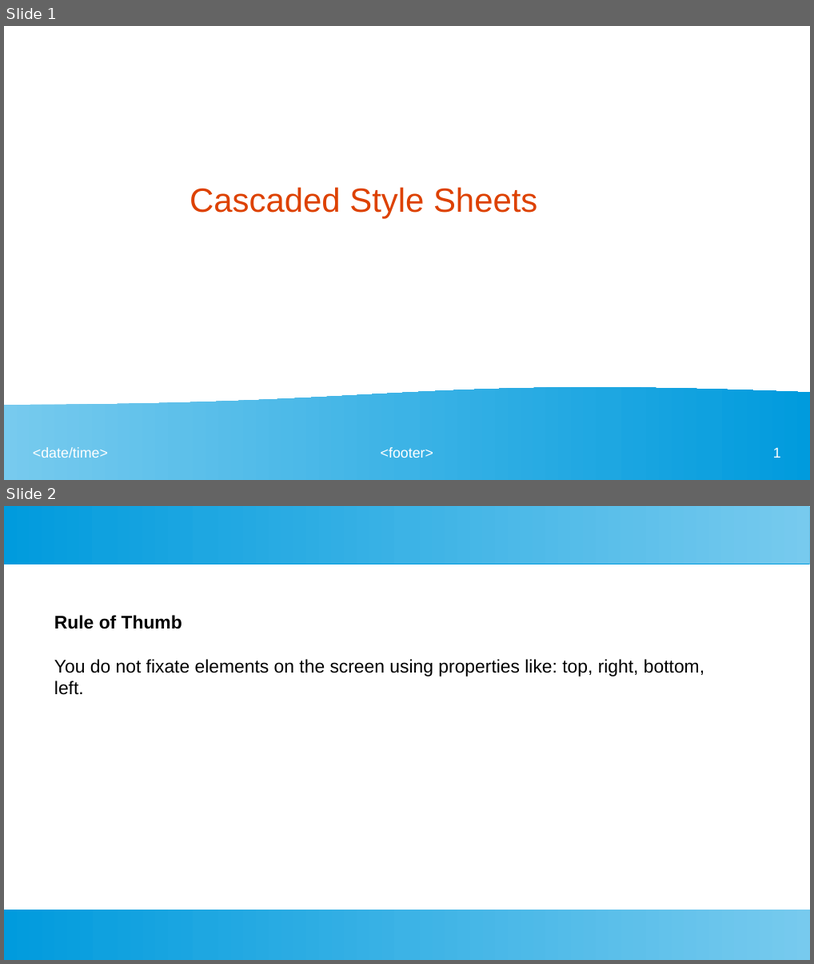
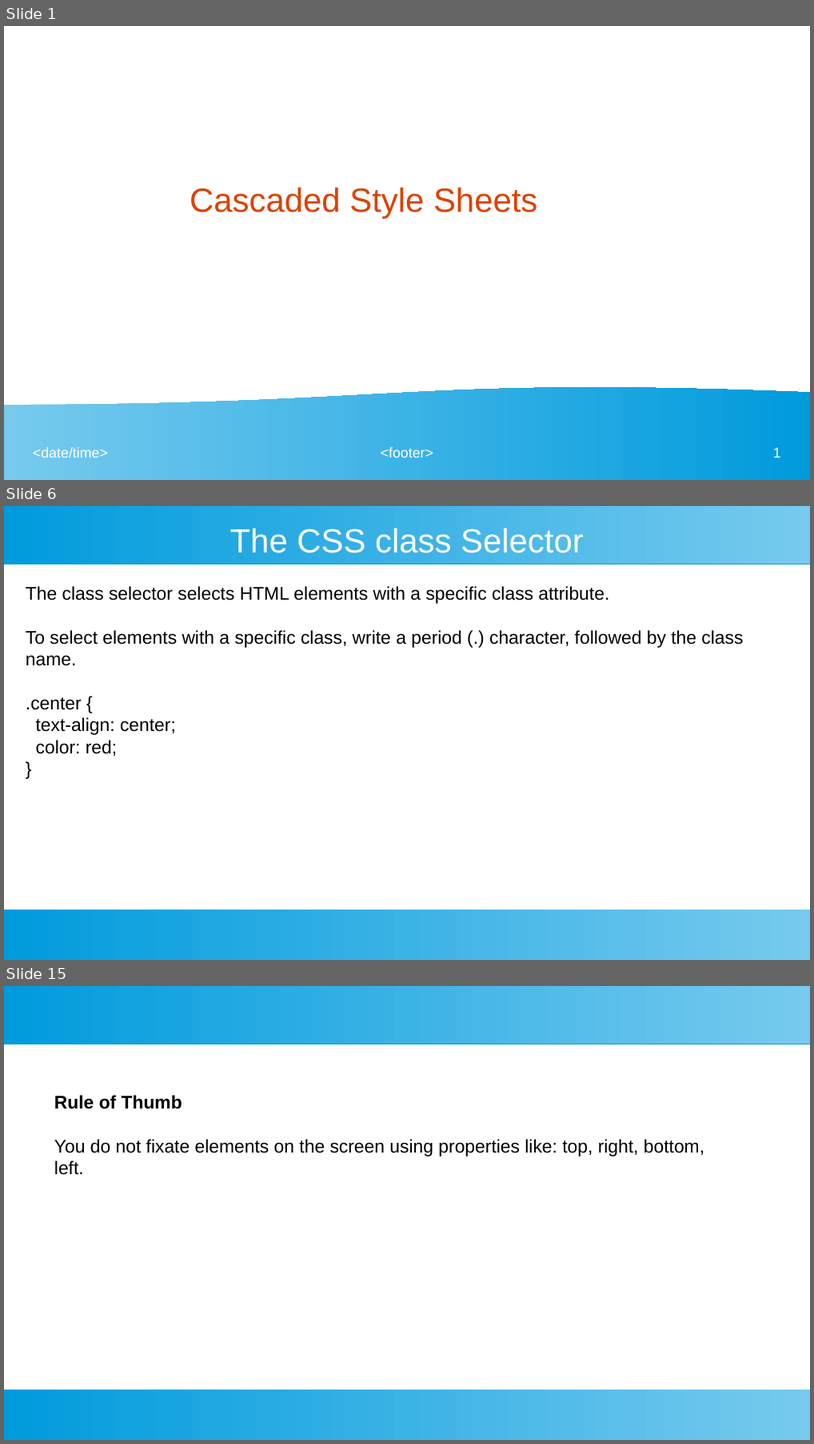
Before and after one commit to ashishjain1547/webDevelopmentCourseUsingFlask, a slide deck: CSS.odp. Shown one above the other, each under a label of ours: slides 1 and 2 before the commit, slides 1, 6 and 15 after it; the slides between them are not shown. The pictures are 814x964 and 814x1444 pixels, drawn with LibreOffice and Linux fonts; fonts in the diff are those of the drawing. Boxes give left, top, right and bottom in pixels: in the first picture for what was removed or moved away, otherwise in the second. Text is boxed around its words. In the diff, an @@ line names an element or a change of style, - is before the commit and + after.

```diff
--- a/CSS.odp
+++ b/CSS.odp
@@ slide 6 added at bbox=[4, 506, 810, 960], background #FFFFFF; not listed: 2 template elements that a slide beside it also shows @@
@@ title added at bbox=[230, 528, 584, 553], 33 pt, text #FFFFFF @@
+The CSS class Selector
@@ text added at bbox=[26, 586, 743, 756], 18 pt, text #000000 @@
+The class selector selects HTML elements with a specific class attribute.
+To select elements with a specific class, write a period (.) character, followed by the class name.
+.center {
+text-align: center;
+color: red;
+}
@@ what was slide 2 is now slide 15 @@
```
Also in this commit, not shown: 12 other slides added, 16 other files.
